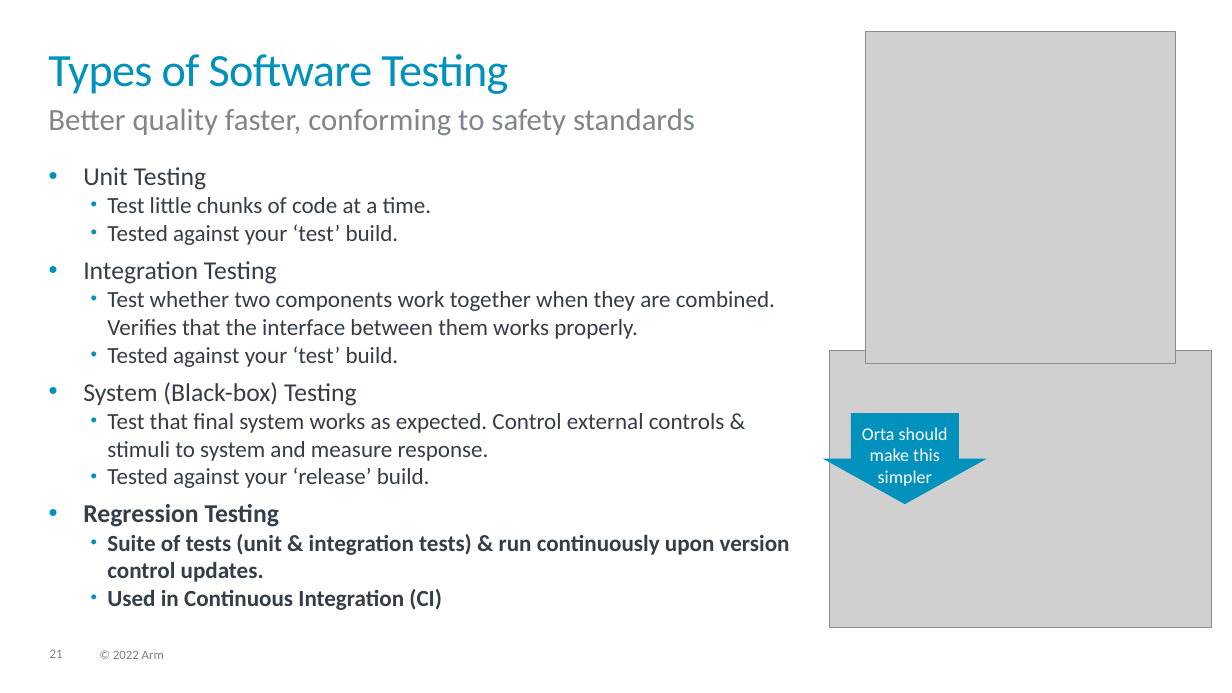
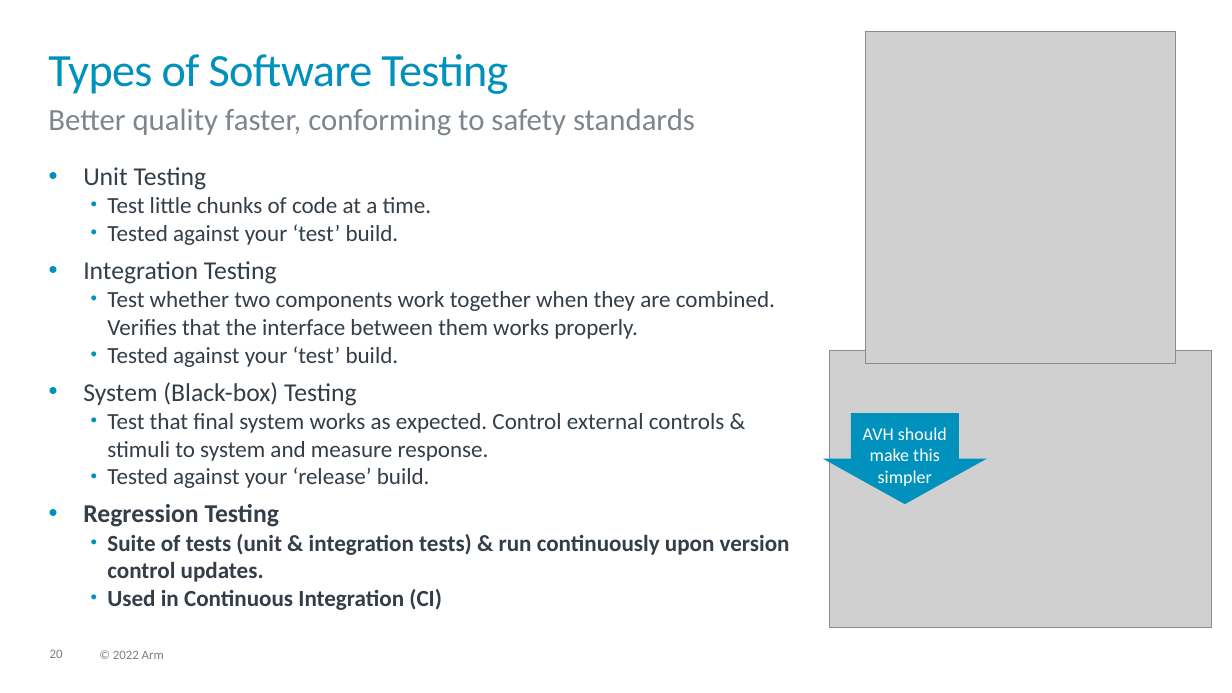
Before and after one commit to ARM-software/AVH, a slide deck: slide 20 of DoxyGen/overview/src/images/img_src.pptx (slide 21 before the commit). Drawn at 1232x693 pixels with LibreOffice and Linux fonts; fonts in the diff are those of the drawing; grey boxes stand for pictures; background and template pictures are left out. Boxes give left, top, right and bottom in pixels: in the first picture for what was removed or moved away, otherwise in the second. Text is boxed around its words. In the diff, an @@ line names an element or a change of style, - is before the commit and + after.

```diff
--- a/DoxyGen/overview/src/images/img_src.pptx
+++ b/DoxyGen/overview/src/images/img_src.pptx
@@ text in down arrow at (x1=863, y1=427, x2=947, y2=486): text changed @@
-Orta should make this simpler
+AVH should make this simpler
@@ page number at (x1=50, y1=650, x2=63, y2=658): text changed @@
-21
+20
```
Also in this commit, not shown: 1 slide added, 5 slides removed, 1 other file.
